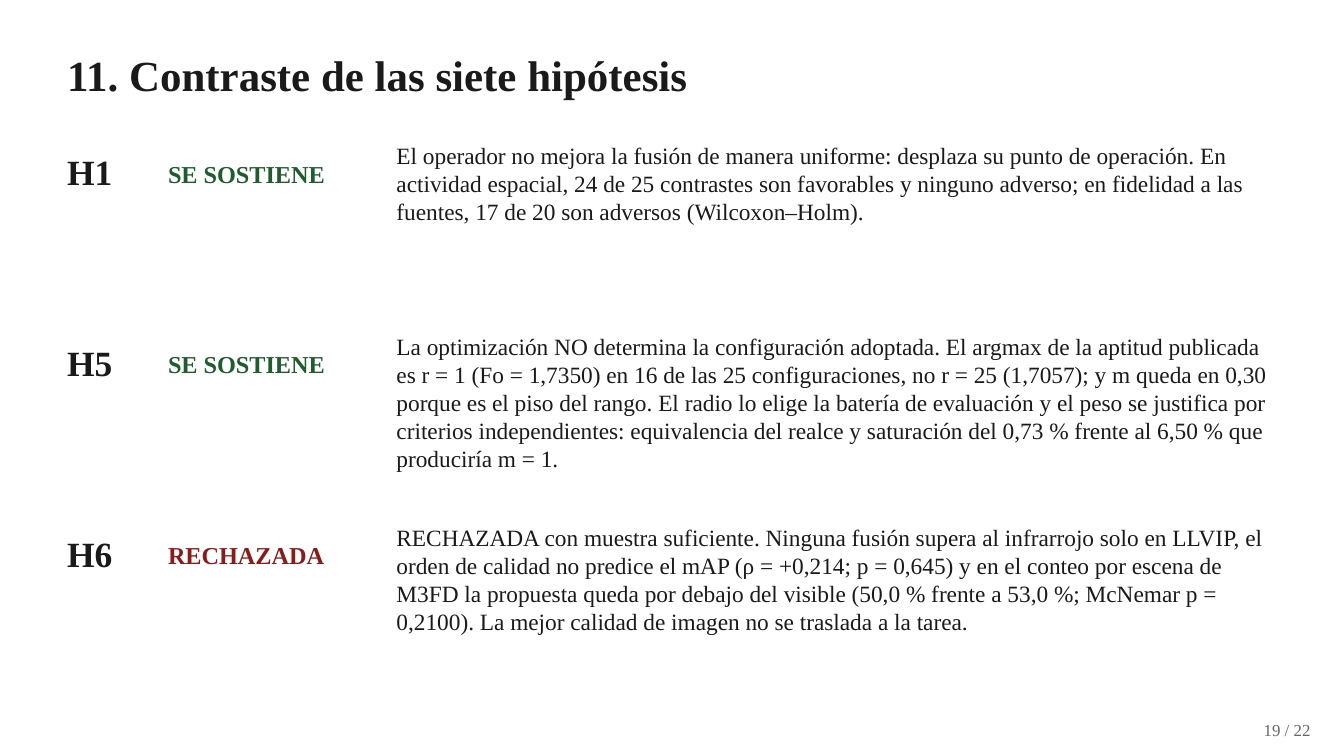
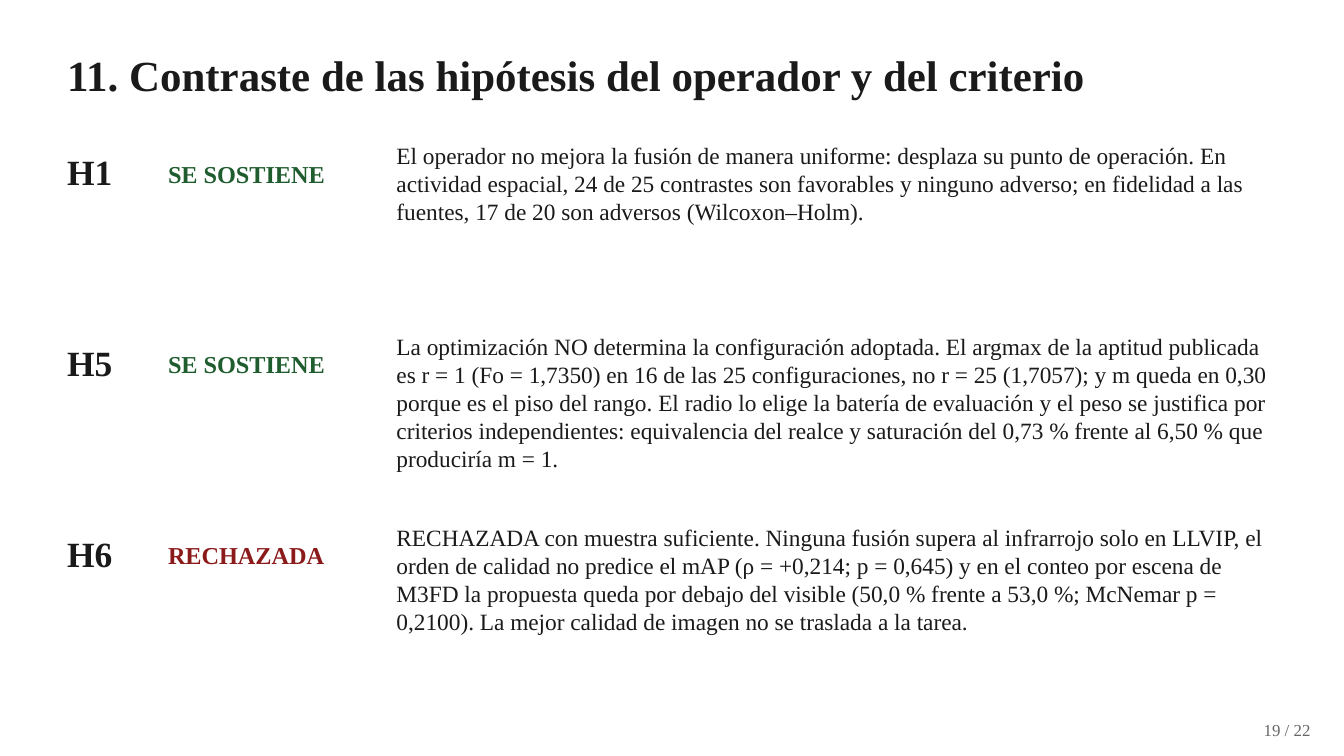
Before and after one commit to YanBajac/TFM_Fusion_Imagenes_Propuesta_Oficial, a slide deck: slide 19 of docs/Tesis_Defensa_Presentacion.pptx. Drawn at 1344x756 pixels with LibreOffice and Linux fonts; fonts in the diff are those of the drawing. Boxes give left, top, right and bottom in pixels: in the first picture for what was removed or moved away, otherwise in the second. Text is boxed around its words. In the diff, an @@ line names an element or a change of style, - is before the commit and + after.

Commit message:
Libro: el diseno de M3FD; deck: el titulo de la lamina de hipotesis
Tercer bloque de la triage.

La seccion 5.5 describia el experimento de M3FD como "2.000 pares de entrenamiento y
500 de validacion" y decia haber evaluado "sobre la validacion". El diseno real, que
documenta prepare_m3fd.py, es una particion estratificada y disjunta en TRES
subconjuntos —2.000 de entrenamiento, 500 de validacion y 500 de prueba, de los que
499 resultan utilizables— y el mAP reportado sale de la particion de PRUEBA, no de la
de validacion. Ademas mencionaba "los dos optimos del PSO de la seccion 5.6" cuando
esa seccion presenta uno solo (r = 25, m = 0,30). Corregido, y agregada la precision
de que el conteo por escena de 5.8.5 usa un subconjunto complementario de 232 escenas
disjunto del entrenamiento.

La lamina 19 del deck se titulaba "Contraste de las siete hipotesis" y mostraba tres
filas: H1, H5 y H6. Las otras cuatro se contrastan en las laminas 14 a 16, de modo
que el titulo prometia mas de lo que la lamina entrega, justo en la lamina que la mesa
mira con mas atencion. Pasa a "Contraste de las hipotesis del operador y del criterio".

Nota sobre un error propio en el proceso: al intentar agregar en esa lamina una linea
que remitiera a las laminas 14-16, la escribi dentro del cuadro de la etiqueta "H1",
porque las etiquetas y los textos viven en formas separadas y no en un cuerpo unico.
Se detecto al inspeccionar la lamina despues de compilar y se revirtio; el titulo
corregido resuelve el desajuste sin necesidad de esa linea.

Verificadores en 0 fallos.

```diff
--- a/docs/Tesis_Defensa_Presentacion.pptx
+++ b/docs/Tesis_Defensa_Presentacion.pptx
@@ text at (x1=67, y1=61, x2=1085, y2=101): text changed @@
-11. Contraste de las siete hipótesis
+11. Contraste de las hipótesis del operador y del criterio
```
Also in this commit, not shown: 3 other files.
